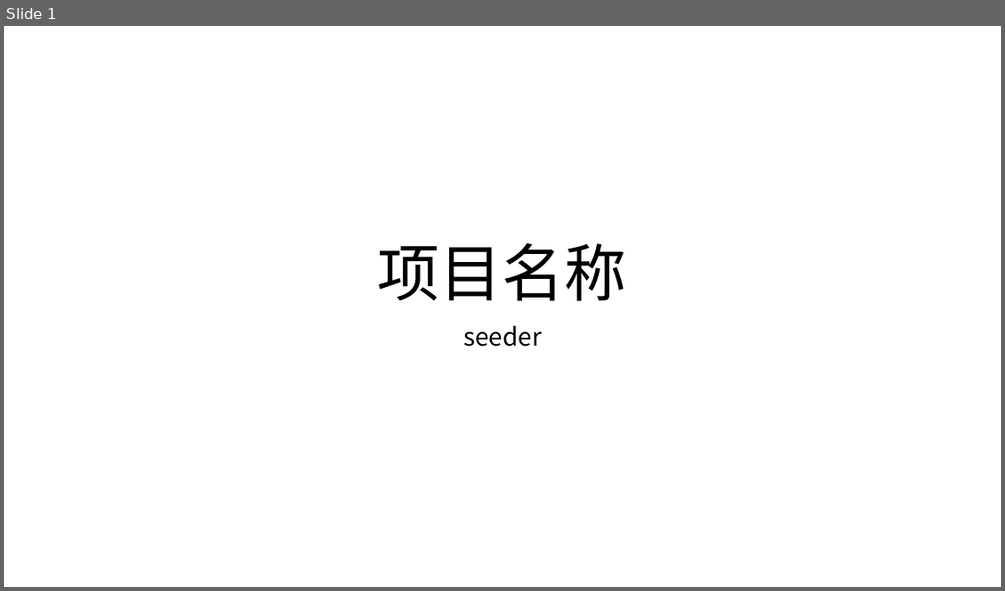
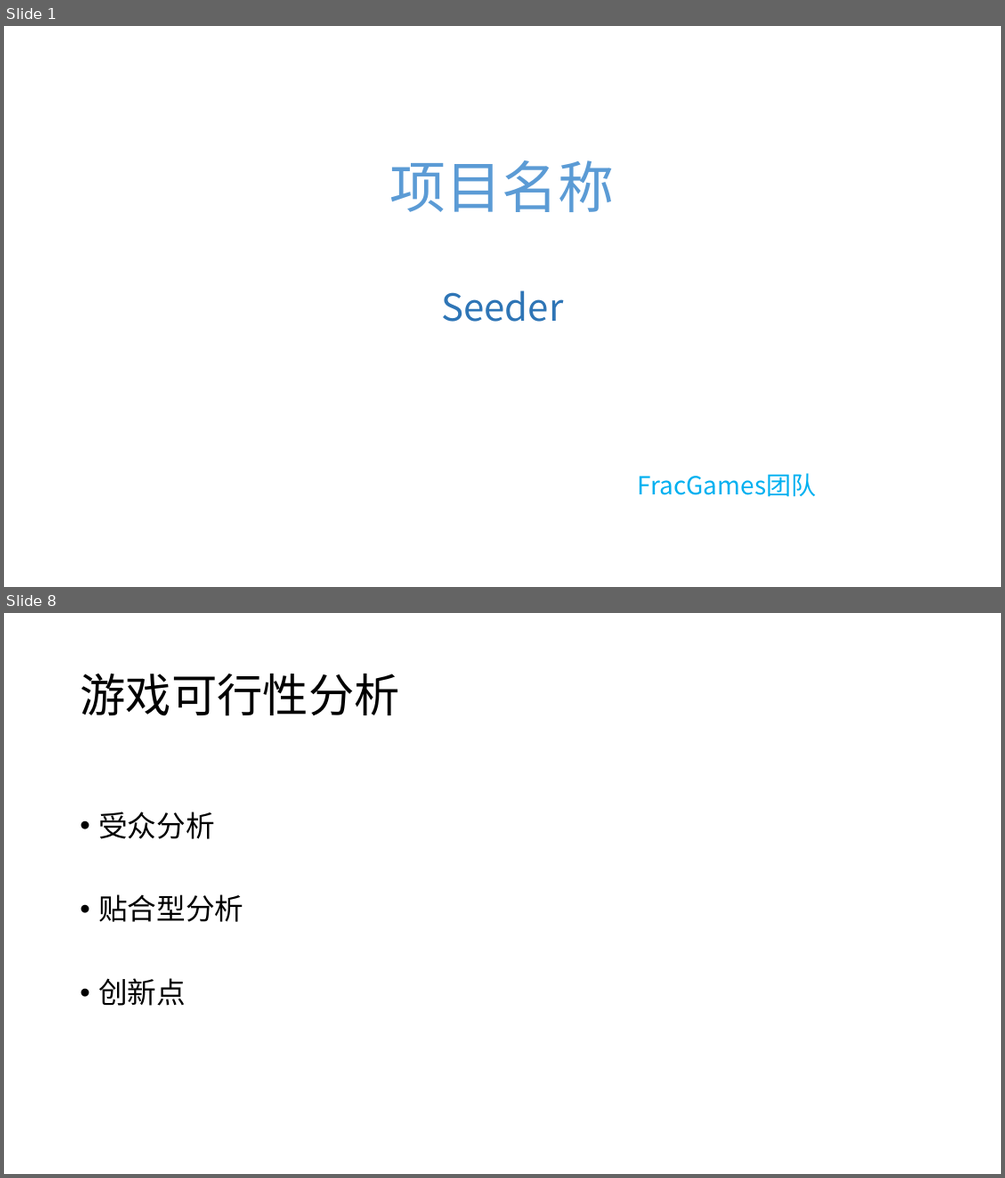
Before and after one commit to fracgames/fracgames.github.io, a slide deck: Presentation/Presentation.pptx. Shown one above the other, each under a label of ours: slide 1 before the commit, slides 1 and 8 after it; the slides between them are not shown. The pictures are 1005x591 and 1005x1178 pixels, drawn with LibreOffice and Linux fonts; fonts in the diff are those of the drawing. Boxes give left, top, right and bottom in pixels: in the first picture for what was removed or moved away, otherwise in the second. Text is boxed around its words. In the diff, an @@ line names an element or a change of style, - is before the commit and + after.

```diff
--- a/Presentation/Presentation.pptx
+++ b/Presentation/Presentation.pptx
@@ slide 8 added at <box>4,613,1001,1174</box>, background #FFFFFF @@
@@ title added at <box>80,674,399,716</box>, 44 pt, text #000000 @@
+游戏可行性分析
@@ text added at <box>98,811,243,1005</box>, 28 pt, text #000000 @@
+• 受众分析
+• 贴合型分析
+• 创新点
@@ slide 1 changed as well @@
@@ text "项目名称": place and size @@
-text "项目名称" at <box>378,243,627,301</box>
+text "项目名称" at <box>390,160,615,212</box>
@@ text "项目名称" at <box>390,160,615,212</box>: size 60 to 54 pt, text colour #000000 to gradient #1F4E79 to #5B9BD5 to #9DC3E6; line spacing 0.9 to 1; vertical alignment bottom to top @@
@@ subtitle at <box>441,290,817,497</box>: text changed; text colour #000000 to #00B0F0 @@
-seeder
+Seeder
+FracGames团队
```
Also in this commit, not shown: 7 other slides added, 5 slides removed, 1 other file.
